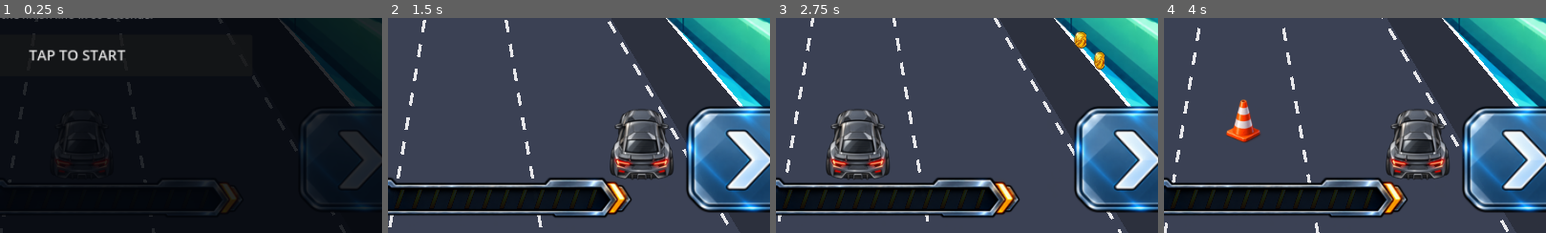
Above: before the commit, frames 1-4 (left to right).
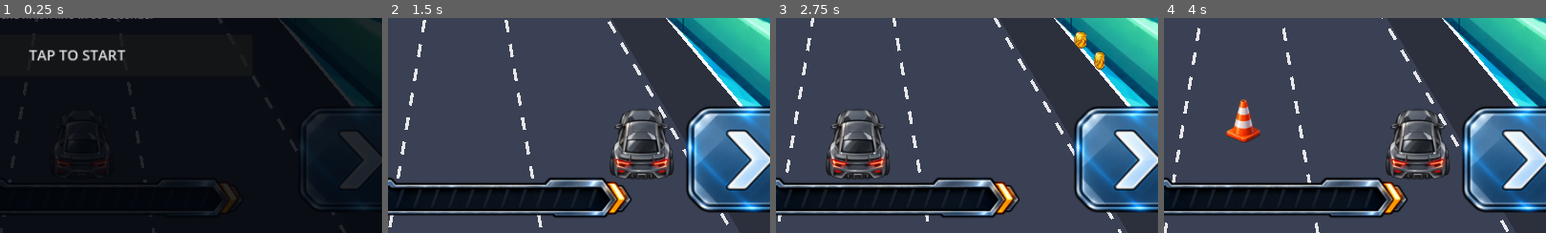
Above: after the commit, the same moments.

Repository: kjs8806/swerve
Game: Godot game, scene res://scenes/Main.tscn
The game is run twice, just before and just after one commit, with the same random seed, the same clock (stepped at 60 frames per second) and the same inputs.
Inputs:
- Up to frame 1 (0.25 s): no input
- Up to frame 2 (1.5 s): click "TAP TO START" at 0.5 s; tap Enter at 1.25, 1.35 s; hold Right from 1.28 s (still down)
- Up to frame 3 (2.75 s): tap Space at 1.52, 2.27 s; release Right at 2.03 s; hold Left from 2.03 s (still down); tap Enter at 2.1 s
- Up to frame 4 (4 s): release Left at 2.78 s; hold Right from 2.78 s (still down); tap Enter at 2.85, 3.6 s; tap Space at 3.77 s
The pictures show only the part of the screen within x 40-90%, y 50-100%; the shares and areas given below are measured in that part.

The runs differ from the first frame. In frame 2, 0.7% of the frame differs, in the area x 2-55%, y 79-88%; in frame 3, 0.7%; in frame 4, 0.7%.

Commit message:
Use tint-neutral turbo segments matching approved mockup

Diff:
--- a/godot/scripts/Race.gd
+++ b/godot/scripts/Race.gd
@@ -73,7 +73,7 @@
 ]
 const TEX_COIN := preload("res://assets/collectibles/coin.png")
 const TEX_TURBO_PICKUP := preload("res://assets/collectibles/turbo-pickup.png")
-const TEX_TURBO_SEGMENT := preload("res://assets/hud/turbo-segment.png")
+const TEX_TURBO_SEGMENT := preload("res://assets/hud/turbo-segment-neutral.png")
 
 # Approved turbo-effect sprites.
 const TEX_TURBO_EXHAUST := preload("res://assets/effects/turbo-exhaust-flames.png")
Binary file added: godot/assets/hud/turbo-segment-neutral.png
